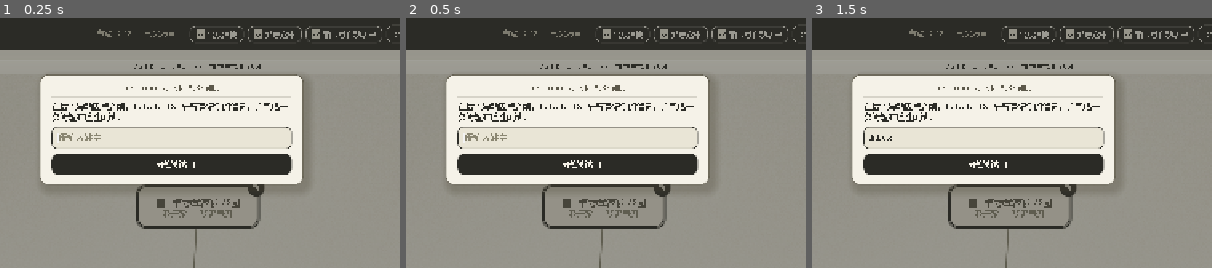
Above: before the commit, frames 1-3 (left to right).
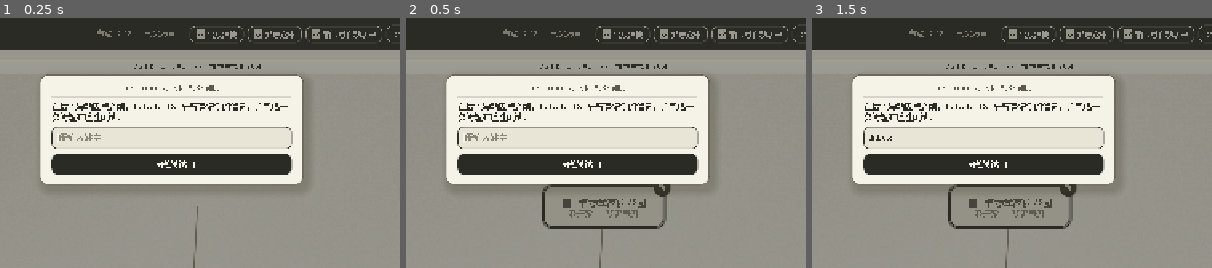
Above: after the commit, the same moments.

Repository: ChrisUtada/tecnode
Game: Godot game, scene res://scenes/Desktop.tscn
Two runs of this game, one before a commit and one after it. Both use one fixed random seed, a clock stepped at 60 frames per second and the inputs below.
Inputs (mouse positions are % of the whole screen's width and height, from its top left):
- Up to frame 1 (0.25 s): no input
- Up to frame 2 (0.5 s): no input
- Up to frame 3 (1.5 s): click (50, 24) at 0.52 s; type "Alex" at 0.6 s; click "TEC" at 1.25 s
The pictures show only the part of the screen within x 29-79%, y 0-50%; the shares and areas given below are measured in that part.

The runs differ from the first frame. In frame 1, 1.6% of the frame differs, in the area x 34-67%, y 66-85%; in frame 2, nothing differs; in frame 3, nothing differs.

Commit message:
Godot 移植：交互层批 3（warn 药丸/pop 入场/hover 光标/dim .32/场景命令/拖动镜像）
全套无头断言 14 脚本 1086 项 0 失败，test_ui 79 → 110（批 3 新增 31）。差距报告 §0.4 / §3.3 / §7、README、移植计划头部同步回描。

Diff:
--- a/ydgodot/core/ComboSystem.gd
+++ b/ydgodot/core/ComboSystem.gd
@@ -183,14 +183,25 @@
 
 
 ## 双击节点的默认命令（第一条）。没有命令就返回空，由调用方决定「展开」还是别的。
+## Web 双击语义对条（08-interact.js）：场景（loc）也吃 SCENES[id].commands[0]，
+## 只是 a001 数据里 0/11 个场景真带命令 —— 支路通路在小盘上同样打开。
 func activate(node_key: String) -> Dictionary:
 	var n := graph.node(node_key)
-	if n.is_empty() or n["kind"] != "item":
-		return {}
-	var it := case_def.item_of(String(n["id"]))
-	if it == null or it.commands.is_empty():
-		return {}
-	return cmd_sys.execute(node_key, it.commands[0])
+	if n.is_empty():
+		return {}
+	var cmds: Array = []
+	match String(n["kind"]):
+		"item":
+			var it := case_def.item_of(String(n["id"]))
+			if it != null:
+				cmds = it.commands
+		"loc":
+			var sc := case_def.scene_of(String(n["id"]))
+			if sc != null:
+				cmds = sc.commands
+	if cmds.is_empty():
+		return {}
+	return cmd_sys.execute(node_key, cmds[0])
 
 
 ## 从一次成功的组合里抽出「新获得的线索」（P0：正文里出现的 [clue:] 直接记为已捕获）
--- a/ydgodot/core/GraphState.gd
+++ b/ydgodot/core/GraphState.gd
@@ -321,6 +321,15 @@
 		return
 	n["fresh"] = false
 	n["unread"] = false
+
+
+## 入场动画的一次性消费：只摘 fresh（pop 的来源），unread 还在
+##（「新」角标要等玩家点过节点才摘，与 Web 的 n.unread / n.fresh 双轨一致）
+func consume_fresh(key: String) -> void:
+	var n := node(key)
+	if n.is_empty():
+		return
+	n["fresh"] = false
 
 
 func has_unread(key: String) -> bool:
@@ -790,6 +799,12 @@
 ## 容器物品正文里的 [loc:X] 也算一条入边 —— 否则把书桌改成物品后，花园会因为
 ## 「承载通路的东西换了身份」平白丢掉枢纽身份，画布上的双线框也会跟着消失。
 var _hub_degree: Dictionary = {}
+## [loc:X] 文本入边计数（Web 03-utils.js `inbound`）：场景内容 + 容器物品内容里的
+## loc 标签都指向目标场景。is_no_entry（warn 药丸谓词）的第一条排除项。
+var _loc_in: Dictionary = {}
+## 命令产出的场景通路（Web `condRoutes`）：物品命令的结果中所指向的场景
+##（choice options 的 results.scene / use-item 与 conditional 的 onSuccess.scene）。
+var _route_scene: Dictionary = {}
 
 
 func is_hub(kind: String, id: String) -> bool:
@@ -800,8 +815,27 @@
 	return int(_hub_degree.get(id, 0)) >= 5
 
 
+## 「无文本入口」谓词（Web 07-render.js:134-135 的 `badge warn`）：
+## kind=loc + 未探索 + 没有任何 [loc:X] 文本通路指向 + 没有任何命令能产出 +
+## 自己也没有出口。四个条件都成立才挂药丸 —— 这是「永远走不进来的瞎掰地点」
+## 的第一道提醒（若在推演 / 档案里确实有别的到达法，药丸会在数据里替它背书）。
+func is_no_entry(key: String) -> bool:
+	var n := node(key)
+	if n.is_empty() or String(n["kind"]) != "loc":
+		return false
+	var id := String(n["id"])
+	if explored.has(id):
+		return false
+	if _loc_in.is_empty():
+		_build_hub_degree()
+	return int(_loc_in.get(id, 0)) == 0 and not _route_scene.has(id) \
+		and scene_locs(id).is_empty()
+
+
 func _build_hub_degree() -> void:
 	_hub_degree.clear()
+	_loc_in.clear()
+	_route_scene.clear()
 	if case_def == null:
 		return
 	for sid in case_def.scenes.keys():
@@ -810,6 +844,7 @@
 		for loc in scene_locs(sid_s):
 			_hub_degree[sid_s] = int(_hub_degree[sid_s]) + 1
 			_hub_degree[String(loc)] = int(_hub_degree.get(String(loc), 0)) + 1
+			_loc_in[String(loc)] = int(_loc_in.get(String(loc), 0)) + 1
 	for iid in case_def.items.keys():
 		var it := case_def.item_of(String(iid))
 		if it == null or it.content == "":
@@ -817,6 +852,34 @@
 		for tag in case_def.tags_of(it.content):
 			if tag["kind"] == "loc":
 				_hub_degree[String(tag["id"])] = int(_hub_degree.get(String(tag["id"]), 0)) + 1
+				_loc_in[String(tag["id"])] = int(_loc_in.get(String(tag["id"]), 0)) + 1
+	for iid2 in case_def.items.keys():
+		var it2 := case_def.item_of(String(iid2))
+		if it2 == null:
+			continue
+		for cmd in it2.commands:
+			_collect_cmd_scenes(cmd)
+
+
+## 命令树里所有「指向场景」的结果（Web 是对 ITEMS 原始 JSON 全嵌套遍历键名
+## `scene`；这里的资源是强类型，枚举三处拥有的 PayloadDef 就是全集）
+func _collect_cmd_scenes(cmd: CommandDef) -> void:
+	var p := payload_of_command(cmd)
+	if p != null and p.scene != null and p.scene.id != "":
+		_route_scene[p.scene.id] = true
+	if cmd is ChoiceCommandDef:
+		for opt in (cmd as ChoiceCommandDef).options:
+			if opt != null and opt.payload != null and opt.payload.scene != null \
+					and opt.payload.scene.id != "":
+				_route_scene[opt.payload.scene.id] = true
+
+
+func payload_of_command(cmd: CommandDef) -> PayloadDef:
+	if cmd is UseItemCommandDef:
+		return (cmd as UseItemCommandDef).on_success
+	if cmd is ConditionalCommandDef:
+		return (cmd as ConditionalCommandDef).on_success
+	return null
 
 
 ## 容器正文里列出的其他地点（`[loc:X]`）—— 拖容器到场景 = 前往的通路。
--- a/ydgodot/core/defs/SceneDef.gd
+++ b/ydgodot/core/defs/SceneDef.gd
@@ -9,3 +9,6 @@
 @export var image: String = ""
 @export var can_be_picked: bool = false
 @export var hidden_clue: HiddenClueDef = null
+## 双击可先跑的命令（Web `SCENES[id].commands`，a001 里 0/11 用到；为未来案件铺路）。
+## 空数组 = 回到容器展开 / 折叠的默认行为。
+@export var commands: Array[CommandDef] = []
--- a/ydgodot/scenes/Desktop.gd
+++ b/ydgodot/scenes/Desktop.gd
@@ -62,6 +62,10 @@
 var _drop_over_id := ""
 var _drop_over_node: Node = null
 var _drag_over_card := ""
+## 拖动镜像（Web #drag-layer）：拖起时在桌布根上占一份"假身"，松手销毁。
+var _card_mirror: NodeCard = null
+## 正在拖的节点 key（原卡被隐藏期间，连线照常以它为端点）
+var _drag_key := ""
 ## 收纳行拖拽会话（见 _process）
 var _sdrag_key := ""
 var _sdrag_from := ""
@@ -1888,6 +1892,14 @@
 	card.pin_toggled.connect(_on_card_pin_toggled)
 	_card_layer.add_child(card)
 	_cards[key] = card
+	# Web 的入场 pop：fresh 的节点初次上画布闪一下（`n.fresh` 渲染一次即被摘掉；
+	# `unread`「新」角标继续保留，直到玩家点过卡片）。截图模式里不弹（像素对拍要稳），
+	# 但 fresh 照样消费掉（两次截图的 fresh 状态必须收敛）。
+	if bool(n.get("fresh", false)):
+		graph.consume_fresh(key)
+		if not _shot_mode():
+			card.pivot_offset = card.size * 0.5
+			card.play_pop()
 	return card
 
 
@@ -1933,6 +1945,12 @@
 	_selected = key
 	graph.selected = key
 	_apply_focus()
+	# Web 拖起即把整卡搬进 #drag-layer（浮在所有窗子之上）+ 原件 `visibility:hidden`。
+	# Godot 里用镜像卡承载「浮层」那份视觉，原件隐藏（连线仍然用它的 world 坐标）。
+	_drag_key = key
+	var card: NodeCard = _cards.get(key, null)
+	if card != null:
+		_mount_card_mirror(card)
 
 
 ## 拖动中：落点悬停高亮（Web 的 `.over`）+ 幽灵线，每帧按指针重算一次。
@@ -1942,12 +1960,51 @@
 	if card != null and _edge_layer != null and _card_layer != null:
 		var world_at: Vector2 = _card_layer.get_global_transform().affine_inverse() * at_global
 		_edge_layer.set_ghost(card.visual_center(), world_at)
+	_sync_card_mirror(card)
 	_update_drop_over(at_global)
 	_repaint_edges()
 
 
+## ── 拖动镜像（Web #drag-layer）──────────────────────────────────────────
+## 镜像 = 卡片的「假身」：挂到桌布根（在所有窗子之上）、吃不到输入、
+## 每帧跟着原卡的位置。原卡被隐藏，但仍是连线端点与数据写回的坐标来源。
+
+
+func _mount_card_mirror(card: NodeCard) -> void:
+	if card == null or _desk == null:
+		return
+	if _card_mirror != null and is_instance_valid(_card_mirror):
+		_card_mirror.queue_free()
+	card.visible = false
+	var mirror := card.build_mirror()
+	if mirror == null:
+		return
+	_desk.add_child(mirror)
+	mirror.scale = card.get_global_transform().get_scale()
+	mirror.global_position = card.get_global_position()
+	_card_mirror = mirror
+
+
+func _sync_card_mirror(card: NodeCard) -> void:
+	if _card_mirror == null or not is_instance_valid(_card_mirror) or card == null:
+		return
+	_card_mirror.global_position = card.get_global_position()
+
+
+## 松手换身回来：镜像销毁、原卡按数据可见性复位（后续的弹回 / 收纳 / 消费各走各路）
+func _drop_card_mirror(card: NodeCard) -> void:
+	if _card_mirror != null and is_instance_valid(_card_mirror):
+		_card_mirror.queue_free()
+	_card_mirror = null
+	if card != null and is_instance_valid(card):
+		card.visible = graph.visible_node(graph.node(card.card_key))
+
+
 ## 松手：落点由 `_handle_card_drop` 分派；没命中就停在松手处并把坐标写回数据
 func _on_card_drag_finished(key: String, pos: Vector2, handled: bool) -> void:
+	var finished_card: NodeCard = _cards.get(key, null)
+	_drop_card_mirror(finished_card)
+	_drag_key = ""
 	_clear_drop_over()
 	if _edge_layer != null:
 		_edge_layer.clear_ghost()
@@ -1975,7 +2032,11 @@
 		var b := String(e.get("b", ""))
 		var ca: NodeCard = _cards.get(a, null)
 		var cb: NodeCard = _cards.get(b, null)
-		if ca == null or cb == null or not ca.visible or not cb.visible:
+		if ca == null or cb == null:
+			continue
+		# 拖动中本卡被镜像隐藏（Web 也 `visibility:hidden` 原件）—— 边照常画
+		if not (ca.visible or String(a) == _drag_key) or \
+				not (cb.visible or String(b) == _drag_key):
 			continue
 		segs.append({
 			"a": ca.visual_center(), "b": cb.visual_center(),
@@ -1989,7 +2050,10 @@
 			continue
 		var ca: NodeCard = _cards.get(pair[0], null)
 		var cb: NodeCard = _cards.get(pair[1], null)
-		if ca == null or cb == null or not ca.visible or not cb.visible:
+		if ca == null or cb == null:
+			continue
+		if not (ca.visible or String(pair[0]) == _drag_key) or \
+				not (cb.visible or String(pair[1]) == _drag_key):
 			continue
 		segs.append({
 			"a": ca.visual_center(), "b": cb.visual_center(), "kind": "tried",
@@ -2293,6 +2357,17 @@
 		_capture_clue_node(key)
 		return
 	if n["kind"] == "loc":
+		# Web dblclick：场景若带命令（SCENES[id].commands），双击先跑 commands[0]，
+		# 不展开容器 —— 数据里 0/11 的场景用到这条，分支为未来案件铺路
+		var sc := case_def.scene_of(id)
+		if sc != null and sc.commands.size() > 0:
+			var before_loc := _save.snapshot()
+			var res := combos.activate(key)
+			if res.is_empty():
+				return
+			_apply_outcome(res, key)
+			_commit(before_loc)
+			return
 		_toggle_container("loc", id)
 		return
 	if graph.is_container("item", id):
@@ -2769,6 +2844,7 @@
 	card.set_shell_state(graph.is_container_node(card.card_key),
 		graph.explored.has(id), graph.is_collapsed(id), bool(n.get("unread", false)),
 		graph.is_hub(String(n.get("kind", "")), id))
+	card.set_warn(graph.is_no_entry(card.card_key))
 
 
 ## 供测试钩子 / 后续接线用：把当前选中的节点收进某个收纳处
--- a/ydgodot/scenes/cards/NodeCard.gd
+++ b/ydgodot/scenes/cards/NodeCard.gd
@@ -73,6 +73,9 @@
 var _title: Label
 var _sub: Label
 var _badge: Label
+## 「无文本入口」药丸（Web `badge.warn`）：与「新」同一右上槽位，先加在 DOM 里
+## 让「新」盖上去 —— 这里按同样的子节点顺序（warn 在前、新在后）保证叠放一致。
+var _warn_badge: Label
 var _pin_badge: Label
 var _border: Control
 ## 选中环（独立一层：框是虚线 / 双线，环是 2px 实线，两者会同时存在）
@@ -85,6 +88,8 @@
 var _explored := false
 var _collapsed := false
 var _unread := false
+## 「无文本入口」的显示态：谓词在 GraphState（is_no_entry），这里只管画
+var _warn := false
 var _hover := false
 var _dragging := false
 var _moved := false
@@ -98,6 +103,8 @@
 var _home := Vector2.ZERO
 var _last_click_ms := -100000
 var _spring: Tween = null
+## 入场动画补间（play_pop 建的；拖动 / 聚焦改外观时不与它打架）
+var _pop: Tween = null
 
 
 class DashBorder extends Control:
@@ -159,6 +166,10 @@
 	size = Vector2(w + PAD * 2.0, h + PAD * 2.0)
 	custom_minimum_size = size
 	mouse_filter = Control.MOUSE_FILTER_STOP
+	# Web `.node{cursor:grab}`：悬停手形；拖起来时 Input 全局覆盖成拖拽光标
+	mouse_default_cursor_shape = Control.CURSOR_POINTING_HAND
+	mouse_entered.connect(func() -> void: set_hover_state(true))
+	mouse_exited.connect(func() -> void: set_hover_state(false))
 	_pinned = bool(p_data.get("pinned", false))
 	_build(w, h)
 
@@ -221,6 +232,18 @@
 	_title.size = Vector2(w - 14.0, 16.0)
 	_sub.position = Vector2(PAD + 7.0, PAD + h * 0.5 + 2.0)
 	_sub.size = Vector2(w - 14.0, 14.0)
+
+	_warn_badge = TecTheme.label("无文本入口", 9, TecTheme.TEXT)
+	_warn_badge.name = "warn"
+	_warn_badge.horizontal_alignment = HORIZONTAL_ALIGNMENT_CENTER
+	_warn_badge.vertical_alignment = VERTICAL_ALIGNMENT_CENTER
+	_warn_badge.position = Vector2(PAD + w - 52.0, -1.0)
+	_warn_badge.size = Vector2(60.0, 17.0)
+	_warn_badge.add_theme_stylebox_override("normal", TecTheme.flat(TecTheme.CARD, 9,
+		TecTheme.TEXT, 2))
+	_warn_badge.mouse_filter = Control.MOUSE_FILTER_IGNORE
+	_warn_badge.visible = false
+	add_child(_warn_badge)
 
 	_badge = TecTheme.label("新", 9, TecTheme.CARD)
 	_badge.name = "unread"
@@ -308,9 +331,19 @@
 	else:
 		_apply_plain_look()
 	_badge.visible = _unread
+	_warn_badge.visible = _warn
 	_pin_badge.visible = _pinned
 	if _glow != null:
 		_glow.visible = lit
+
+
+## 「无文本入口」谓词每帧在 Desktop 算（is_no_entry），这里只负责显示态回灌
+##（refresh → _apply_shell 会整块重刷外观，所以 set_warn 只改自己的标记）
+func set_warn(on: bool) -> void:
+	if _warn == on:
+		return
+	_warn = on
+	_warn_badge.visible = on
 
 
 ## 普通态（含未探索 / 已折叠的扁平虚框）
@@ -383,6 +416,7 @@
 	_sub.add_theme_color_override("font_color", TecTheme.LINE2)
 	_border.visible = false
 	_badge.visible = false
+	_warn_badge.visible = false
 	_pin_badge.visible = false
 	if _glow != null:
 		_glow.visible = false
@@ -478,6 +512,8 @@
 			if not _dragging and delta.length() > DRAG_THRESHOLD:
 				_dragging = true
 				_moved = true
+				# Web `.node.dragging{cursor:grabbing}`：拖拽期间全局覆盖为拖拽光标
+				Input.set_default_cursor_shape(Input.CURSOR_DRAG)
 				dragged.emit(card_key)
 			if _dragging:
 				var s := maxf(get_parent().scale.x, 0.01) if get_parent() != null else 1.0
@@ -504,6 +540,8 @@
 
 
 func _release_drop(at_global: Vector2) -> void:
+	# 拖拽光标随松手归还（悬停手形由 mouse_default_cursor_shape 天然接管）
+	Input.set_default_cursor_shape(Input.CURSOR_ARROW)
 	# 1) 落点表（图标 / 两扇收纳窗 / 推演桌布 / TEC / 对话窗）：命中即回原位
 	if drop_sink.is_valid() and bool(drop_sink.call(card_key, at_global)):
 		spring_back()
@@ -579,8 +617,45 @@
 		_mat.set_shader_parameter("shade_soft", 10.0 if on else 7.0)
 
 
-## 「聚焦选中」：与选中卡无关的卡淡化（Web 是把无关节点 opacity 落到 0.32）
+## 「聚焦选中」：与选中卡无关的卡淡化（Web 04-nodes.css `.node.dim{opacity:.32}`）
 func set_dim(on: bool) -> void:
-	var target := Color(1, 1, 1, 0.25) if on else Color(1, 1, 1, 1)
+	var target := Color(1, 1, 1, 0.32) if on else Color(1, 1, 1, 1)
 	if modulate != target:
 		modulate = target
+
+
+## 入场动画（Web `.node.pop` keyframes：0% scale .4 opacity 0 → 60% scale 1.12
+## → 100% scale 1 opacity 1，共 0.45s）。只在卡片初生时调一次（fresh 消费掉）。
+func play_pop() -> void:
+	if _pop != null and _pop.is_valid():
+		_pop.kill()
+	scale = Vector2.ONE * 0.4
+	modulate.a = 0.0
+	_pop = create_tween()
+	_pop.tween_property(self, "scale", Vector2.ONE * 1.12, 0.270) \
+		.set_trans(Tween.TRANS_CUBIC).set_ease(Tween.EASE_OUT)
+	_pop.tween_property(self, "scale", Vector2.ONE, 0.180) \
+		.set_trans(Tween.TRANS_CUBIC).set_ease(Tween.EASE_OUT)
+	_pop.parallel().tween_property(self, "modulate:a", 1.0, 0.200)
+
+
+## 拖动镜像（Web 的 #drag-layer 复刻）：新建一张"inert"翻版卡交给 Desktop 挂到
+## 最顶层（windows 之上）。不能用 duplicate() —— 脚本成员不会一起拷贝
+## （_mat/card_key 会是空值），所以走 setup() 重画一遍再回灌当前外观态。
+func build_mirror() -> NodeCard:
+	var m := NodeCard.new()
+	m.name = "card_mirror"
+	m.setup(card_key, kind, node_data, _w, _h)
+	m.set_shell_state(_container, _explored, _collapsed, _unread, _hub)
+	m.set_warn(_warn)
+	m.position = position
+	_strip_input(m)
+	return m
+
+
+func _strip_input(c: Node) -> void:
+	var ctl := c as Control
+	if ctl != null:
+		ctl.mouse_filter = Control.MOUSE_FILTER_IGNORE
+	for ch in c.get_children():
+		_strip_input(ch)
--- a/ydgodot/tests/headless/test_ui.gd
+++ b/ydgodot/tests/headless/test_ui.gd
@@ -409,6 +409,134 @@
 		String(scene.graph.stored.get(clue_key, "")) == GraphState.LEDGER,
 		String(scene.graph.stored.get(clue_key, "")))
 
+	# ── 批 3（报告 §3.3 P2 残留）：warn 药丸 · pop 入场 · hover 光标 · dim 0.32 · 场景命令 · 拖动镜像 ──
+
+	# 14) V5 warn 药丸：mdhm 是 a001 里唯一「无文本入口」的未探索场景
+	# （零 [loc:] 入边 · 零命令产出 · 自己也没有出口）
+	check("谓词：mdhm 未探索前提", not (scene.dbg_state()["explored"] as Array).has("SCENES_mdhm"))
+	check("谓词：枢纽花园（5 条入边）不算", not scene.graph.is_no_entry("loc:SCENES_garden"))
+	check("谓词：命令产出的 choutiyi 不算", not scene.graph.is_no_entry("loc:SCENES_choutiyi"))
+	var md_key: String = scene.dbg_ensure("loc", "SCENES_mdhm")
+	await process_frame
+	check("谓词：mdhm 无文本入口", scene.graph.is_no_entry(md_key))
+	var md_card: NodeCard = _cards().get(md_key, null)
+	check("mdhm 上卡", md_card != null)
+	check("无文本入口药丸挂上了", md_card != null and md_card._warn and md_card._warn_badge.visible,
+		str(md_card != null and md_card._warn))
+	check("已探索的花园不挂药丸", (_cards()["loc:SCENES_garden"] as NodeCard)._warn == false)
+
+	# 15) V4 pop：fresh 节点初生 0.4→1.12→1（0.45s）；fresh 一次性消费、「新」角标保留
+	var pop_key: String = scene.dbg_ensure("clue", "CLUES_wmhj")
+	await process_frame
+	var pop_card: NodeCard = _cards().get(pop_key, null)
+	check("前提：dbg_ensure 不标记 fresh（首次出生不弹）",
+		pop_card != null and pop_card.scale.is_equal_approx(Vector2.ONE)
+		and not bool(scene.graph.node(pop_key).get("fresh", false)))
+	scene.graph.mark_fresh(pop_key)
+	var old_pop: NodeCard = _cards().get(pop_key, null)
+	if old_pop != null:
+		old_pop.queue_free()
+		scene._cards.erase(pop_key)
+	await process_frame
+	scene.dbg_ensure("clue", "CLUES_wmhj")
+	var reborn: NodeCard = _cards().get(pop_key, null)
+	check("pop 初生：0.4", reborn != null and reborn.scale.is_equal_approx(Vector2(0.4, 0.4)),
+		str(reborn.scale if reborn != null else Vector2.ZERO))
+	check("fresh 已被消费", not bool(scene.graph.node(pop_key).get("fresh", false)))
+	await create_timer(0.6).timeout
+	check("pop 收尾：1.0", reborn.scale.is_equal_approx(Vector2.ONE), str(reborn.scale))
+	check("pop 收尾：不透明", absf(reborn.modulate.a - 1.0) < 0.02,
+		str(reborn.modulate.a))
+	check("「新」角标还在（unread 不随 pop 摘）", reborn._badge.visible)
+
+	# 16) N8 hover：悬停 shade_soft 7→10、离开还原 + 手形光标（Web .node{cursor:grab}）
+	md_card.mouse_entered.emit()
+	check("悬停：shade 变浅",
+		float(md_card._mat.get_shader_parameter("shade_soft")) == 10.0,
+		str(md_card._mat.get_shader_parameter("shade_soft")))
+	check("悬停：光标手形", md_card.mouse_default_cursor_shape == Control.CURSOR_POINTING_HAND)
+	md_card.mouse_exited.emit()
+	check("离开：shade 还原",
+		float(md_card._mat.get_shader_parameter("shade_soft")) == 7.0)
+
+	# 17) V6 dim：选中卡以外的卡片不透明度 0.32（Web .node.dim；P0 里误写成 0.25）
+	_single_click(md_card)
+	var dim_other: NodeCard = _cards()[pop_key]
+	check("无关卡被淡化到 0.32", dim_other.modulate.is_equal_approx(Color(1, 1, 1, 0.32)),
+		str(dim_other.modulate))
+	check("选中卡保持不透明", md_card.modulate.is_equal_approx(Color(1, 1, 1, 1)))
+
+	# 18) N7 场景命令：双击带 commands 的场景先跑 commands[0]（a001 数据 0/11 用到，
+	# 运行时注入验证接线；无命令时回到「展开 / 折叠」默认）
+	check("前提：garden 数据无命令", case_cmds_empty())
+	# 第 8/9 节的两次单击 realtime 间隔 < 280ms 会合成「双击激活」把 garden 折叠
+	# （与 Web dblclick 同一句话）—— 这里显式 uncollapse，再验证 N7 分支
+	scene.graph.uncollapse("SCENES_garden")
+	await process_frame
+	check("前提：garden 展开态", not (scene.dbg_state()["collapsed"] as Array).has("SCENES_garden"))
+	var tcmd := TextCommandDef.new()
+	tcmd.value = "SCN-CMD-PROBE 床底下压着一行蜡笔字"
+	var injected: Array[CommandDef] = [tcmd]
+	var gdef = scene.case_def.scene_of("SCENES_garden")
+	gdef.commands = injected
+	_double_click(_cards()["loc:SCENES_garden"] as NodeCard)
+	await process_frame
+	check("带命令场景双击：先跑命令（toast 命中）",
+		String(scene._toast_label.text).contains("SCN-CMD-PROBE"),
+		String(scene._toast_label.text))
+	check("带命令场景双击：不折叠",
+		not (scene.dbg_state()["collapsed"] as Array).has("SCENES_garden"))
+	var cleaned: Array[CommandDef] = []
+	gdef.commands = cleaned
+	_double_click(_cards()["loc:SCENES_garden"] as NodeCard)
+	await process_frame
+	check("无命令场景双击：回到折叠默认",
+		(scene.dbg_state()["collapsed"] as Array).has("SCENES_garden"))
+
+	# 19) D6 拖动镜像（Web #drag-layer）：拖起 = 镜像挂桌布最顶 + 原卡隐藏；
+	# 松手 = 镜像退场 + 原卡复位；被拖卡的连线照常续画
+	var stage4: Control = scene.get_node("desk/case_win/body/stage")
+	var torch4: NodeCard = _cards()[TORCH]
+	var m_a: Vector2 = torch4.get_global_rect().get_center()
+	var m_blank: Vector2 = stage4.get_global_rect().get_center()
+	for off in [Vector2(0, 190), Vector2(-190, 0), Vector2(190, 0), Vector2(0, -190),
+		Vector2(-140, 150), Vector2(140, 150), Vector2(-140, -150), Vector2(140, -150)]:
+		var cand4: Vector2 = stage4.get_global_rect().get_center() + off
+		var occupied4 := false
+		for key in _cards().keys():
+			var c4: NodeCard = _cards()[key]
+			if c4 != torch4 and c4.visible and c4.get_global_rect().has_point(cand4):
+				occupied4 = true
+				break
+		if not occupied4 and scene._bag_win != null and scene._bag_win.get_global_rect().has_point(cand4):
+			occupied4 = true
+		if not occupied4 and scene._ledger_win != null and scene._ledger_win.get_global_rect().has_point(cand4):
+			occupied4 = true
+		if not occupied4 and mw != null and mw._board.get_global_rect().has_point(cand4):
+			occupied4 = true
+		if not occupied4:
+			m_blank = cand4
+			break
+	var edges4: EdgeLayer = scene.get_node("desk/case_win/body/stage/cards/edges")
+	_press(torch4, m_a)
+	_motion(torch4, m_blank)
+	var mir: NodeCard = scene._card_mirror
+	check("拖起：镜像挂在桌布上", mir != null and is_instance_valid(mir)
+		and mir.get_parent() == scene.get_node("desk"), str(mir))
+	check("拖起：原卡隐藏", not torch4.visible)
+	check("拖起：镜像不收输入", mir == null or mir.mouse_filter == Control.MOUSE_FILTER_IGNORE)
+	check("拖起：镜像跟着原卡",
+		mir != null and mir.global_position.is_equal_approx(torch4.get_global_position()),
+		str(mir.global_position if mir != null else Vector2.ZERO))
+	check("拖起：被拖卡的连线照常画", edges4.segment_count() > 0, str(edges4.segment_count()))
+	_release(torch4, m_blank)
+	await process_frame
+	check("松手：镜像退场", scene._card_mirror == null)
+	check("松手：原卡复位可见", torch4.visible)
+	check("松手：坐标写回数据（同第 12 节口径）",
+		absf(float(scene.graph.node(TORCH)["x"]) - torch4.position.x) < 0.5,
+		str(scene.graph.node(TORCH)["x"]) + " / " + str(torch4.position.x))
+
 	print("=== %d 项，失败 %d ===" % [total, fails])
 	quit(0 if fails == 0 else 1)
 
@@ -490,3 +618,8 @@
 	ev.pressed = false
 	ev.global_position = pos
 	chip.gui_input.emit(ev)
+
+
+func case_cmds_empty() -> bool:
+	var s = scene.case_def.scene_of("SCENES_garden")
+	return s != null and s.commands.is_empty()
--- a/ydgodot/tools/json_to_tres.gd
+++ b/ydgodot/tools/json_to_tres.gd
@@ -187,6 +187,12 @@
 	r.set("image", String(d.get("image", "")))
 	r.set("can_be_picked", bool(d.get("canBePicked", false)))
 	r.set("hidden_clue", _hidden(d.get("hiddenClue", null)))
+	var scene_cmds: Array[CommandDef] = []
+	for c in d.get("commands", []):
+		var s_cmd := _command(c)
+		if s_cmd != null:
+			scene_cmds.append(s_cmd)
+	r.set("commands", scene_cmds)
 
 
 func _fill_item(r: Resource, d: Dictionary) -> void:
Not shown, changed: ydgodot/GODOT_PORT_PLAN.md
Not shown, changed: ydgodot/docs/INTERACTION_GAP_REPORT.md
